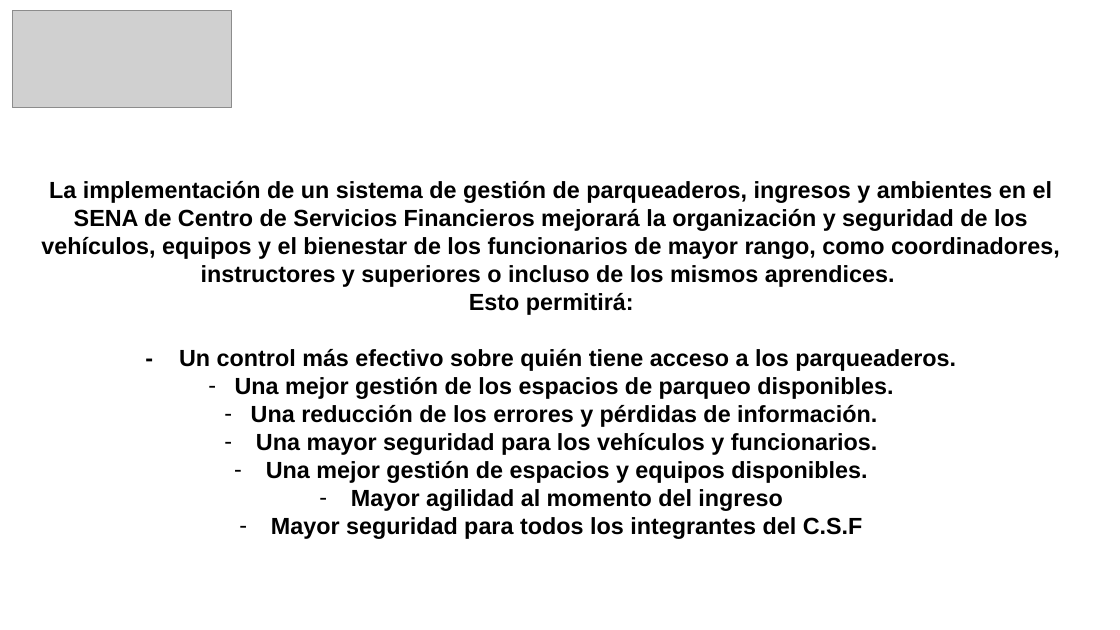
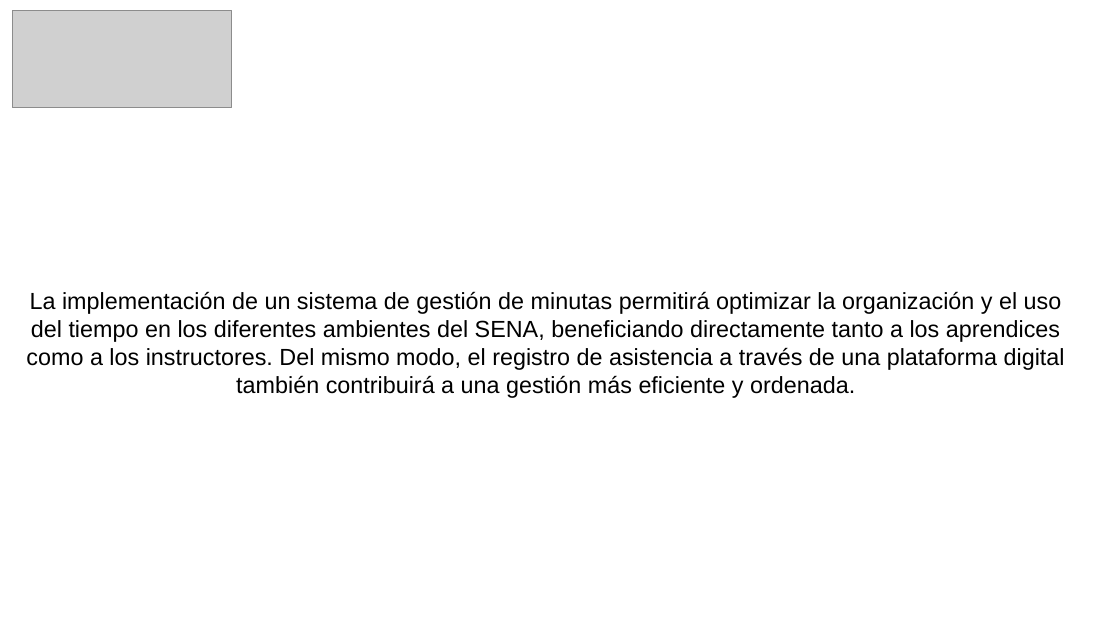
Before and after one commit to scrumteamlmack/Repositorio-de-equipo-3, a slide deck: slide 4 of Arquitectura de software/L-MACK/SUTENTACION 3B L-MACK.pptx. Drawn at 1120x630 pixels with LibreOffice and Linux fonts; fonts in the diff are those of the drawing; grey boxes stand for pictures; background and template pictures are left out. Boxes give left, top, right and bottom in pixels: in the first picture for what was removed or moved away, otherwise in the second. Text is boxed around its words. In the diff, an @@ line names an element or a change of style, - is before the commit and + after.

```diff
--- a/Arquitectura de software/L-MACK/SUTENTACION 3B L-MACK.pptx
+++ b/Arquitectura de software/L-MACK/SUTENTACION 3B L-MACK.pptx
@@ text at [26, 291, 1065, 398]: text changed; bold off @@
-La implementación de un sistema de gestión de parqueaderos, ingresos y ambientes en el SENA de Centro de Servicios Financieros mejorará la organización y seguridad de los vehículos, equipos y el bienestar de los funcionarios de mayor rango, como coordinadores, instructores y superiores o incluso de los mismos aprendices.
-Esto permitirá:
-- Un control más efectivo sobre quién tiene acceso a los parqueaderos.
-– Una mejor gestión de los espacios de parqueo disponibles.
-– Una reducción de los errores y pérdidas de información.
-– Una mayor seguridad para los vehículos y funcionarios.
-– Una mejor gestión de espacios y equipos disponibles.
-– Mayor agilidad al momento del ingreso
-– Mayor seguridad para todos los integrantes del C.S.F
+La implementación de un sistema de gestión de minutas permitirá optimizar la organización y el uso del tiempo en los diferentes ambientes del SENA, beneficiando directamente tanto a los aprendices como a los instructores. Del mismo modo, el registro de asistencia a través de una plataforma digital también contribuirá a una gestión más eficiente y ordenada.
```
Also in this commit, not shown: 2 other slides changed.
